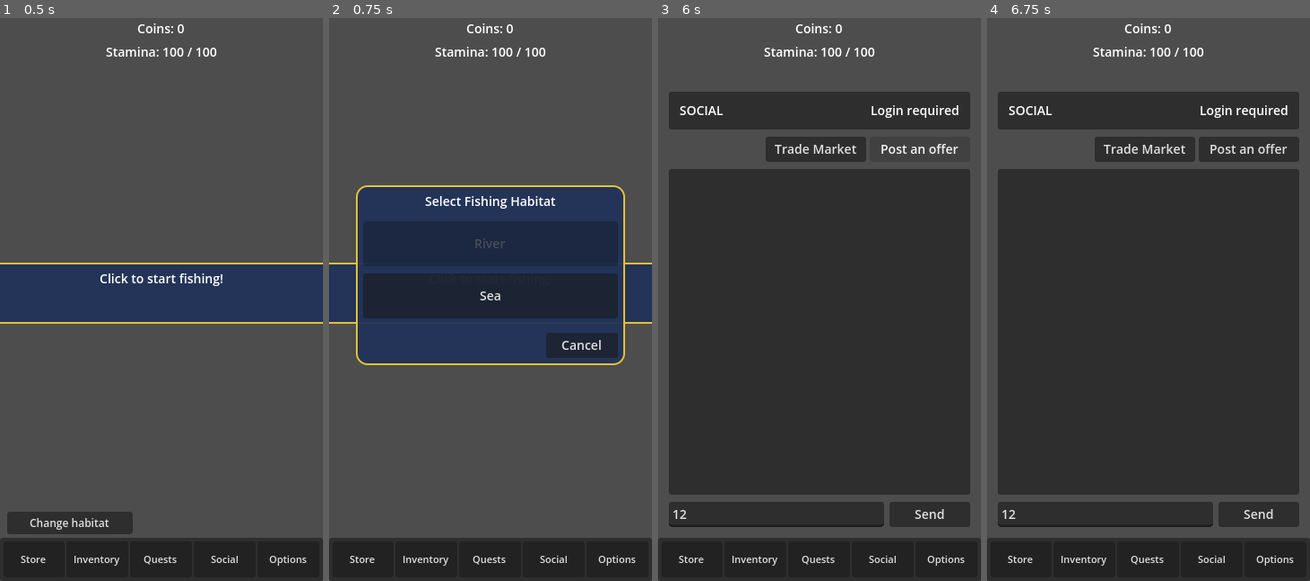
Above: before the commit, frames 1-4 (left to right).
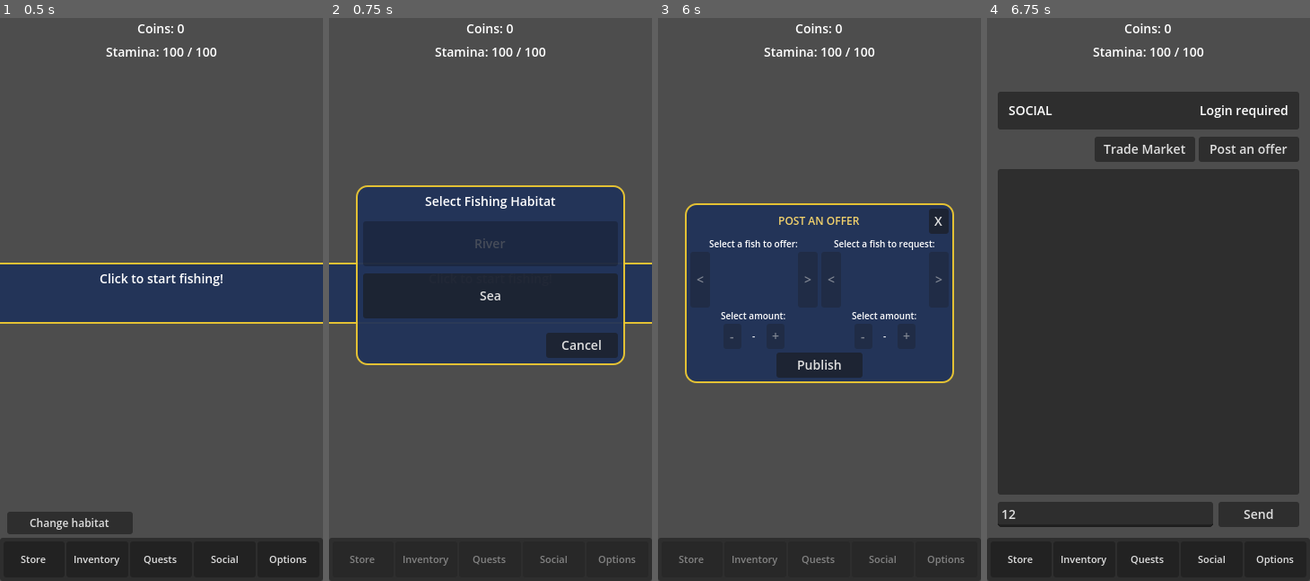
Above: after the commit, the same moments.

Repository: joellozanobarbancho/FishCollectorIdle
Game: Godot game, scene res://Scenes/FishingScreen.tscn
Same seed, same stepped clock (60 frames per second), same inputs: the game is played once before the commit and once after it. This scene is started directly instead of the project's main scene.
Inputs (mouse positions are in pixels of both pictures, inside the frame that each line leads up to):
- Up to frame 1 (0.5 s): no input
- Up to frame 2 (0.75 s): click "Change habitat" at 0.5 s
- Up to frame 3 (6 s): click "Sea" at 1.25 s; click "Store" at 2 s; click "Inventory" at 2.75 s; click "Quests" at 3.5 s; click "Social" at 4.25 s; click (777, 513) at 5.02 s; type "12" at 5.1 s; click "Post an offer" at 5.75 s
- Up to frame 4 (6.75 s): click (1268, 220) at 6.5 s, where only the run after the commit has a clickable "X"

Frame 1 is identical in both runs. In frame 2, 0.3% of the frame differs, in the area x 6-95%, y 95-98%; in frame 3, 61%, in the area x 3-97%, y 13-98%; in frame 4, nothing differs.

Commit message:
publish an offer

Diff:
--- a/Scripts/FishingScreen.gd
+++ b/Scripts/FishingScreen.gd
@@ -30,6 +30,12 @@
 const REWARD_POPUP_HALF_WIDTH: float = 140.0
 const REWARD_POPUP_HEIGHT: float = 88.0
 const REWARD_POPUP_TOP_OFFSET: float = 92.0
+const POST_OFFER_POPUP_WIDTH: float = 300.0
+const POST_OFFER_POPUP_HEIGHT: float = 200.0
+const POST_OFFER_POPUP_Z_INDEX: int = 220
+const POST_OFFER_SIDE_IMAGE_SIZE := Vector2(44, 44)
+const POST_OFFER_SIDE_BUTTON_SIZE := Vector2(22, 22)
+const POST_OFFER_AMOUNT_BUTTON_SIZE := Vector2(20, 20)
 const FISH_OUTLINE_TEXTURES := {
 	"Anchovy": "res://Assets/fish/Salt Water/Anchovy Outline.png",
 	"Clownfish": "res://Assets/fish/Salt Water/Clownfish Outline.png",
@@ -126,6 +132,21 @@
 var _confirmation_action: String = ""
 var _skill_check_active: bool = false
 var _pending_fish_data: Dictionary = {}
+var _post_offer_popup_layer: CanvasLayer = null
+var _post_offer_popup_panel: PanelContainer = null
+var _post_offer_offer_side: Dictionary = {}
+var _post_offer_request_side: Dictionary = {}
+var _post_offer_offer_fish_ids: Array[int] = []
+var _post_offer_request_fish_ids: Array[int] = []
+var _post_offer_offer_index: int = 0
+var _post_offer_request_index: int = 0
+var _post_offer_offer_amount: int = 1
+var _post_offer_request_amount: int = 1
+var _post_offer_popup_built: bool = false
+var _post_offer_modal_states: Dictionary = {}
+
+var _habitat_modal_states: Dictionary = {}
+
 
 
 func _ready() -> void:
@@ -145,6 +166,8 @@
 	habitat_popup_container.visible = false
 	popup_layer.visible = false
 	popup_panel.visible = false
+	# Let global click handling detect taps inside CatchArea.
+	catch_area.mouse_filter = Control.MOUSE_FILTER_IGNORE
 	cooldown_orb.visible = false
 	cooldown_orb.call("set_progress", 1.0)
 	social_chat_log.add_theme_color_override("default_color", Color(1, 1, 1, 1))
@@ -153,10 +176,12 @@
 	_refresh_ui("Click to start fishing!")
 	_build_store_items()
 	_build_inventory_cards()
+	_build_post_offer_popup()
 	_connect_social_controls()
 	_connect_settings_controls()
 	_build_habitat_list()
 	habitat_cancel_button.pressed.connect(_on_habitat_cancel_pressed)
+	_update_change_spot_button_visibility()
 
 
 func _process(delta: float) -> void:
@@ -184,7 +209,7 @@
 
 
 func _input(event: InputEvent) -> void:
-	if store_dropdown.visible or inventory_dropdown.visible or  …(129 unchanged characters)… sible or habitat_popup_container.visible:
+	if store_dropdown.visible or inventory_dropdown.visible or  …(129 unchanged characters)… sible or habitat_popup_container.visible or (is_instance_valid(_post_offer_popup_layer) and _post_offer_popup_layer.visible):
 		return
 	if _skill_check_active:
 		return
@@ -271,7 +296,6 @@
 func _on_store_button_pressed() -> void:
 	store_dropdown.visible = not store_dropdown.visible
 	if store_dropdown.visible:
-		change_spot_button.visible = false
 		inventory_dropdown.visible = false
 		social_dropdown.visible = false
 		trade_dropdown.visible = false
@@ -280,14 +304,12 @@
 		fishpedia_dropdown.visible = false
 		habitat_popup_container.visible = false
 		_build_store_items()
-	else:
-		change_spot_button.visible = true
+	_update_change_spot_button_visibility()
 
 
 func _on_inventory_button_pressed() -> void:
 	inventory_dropdown.visible = not inventory_dropdown.visible
 	if inventory_dropdown.visible:
-		change_spot_button.visible = false
 		store_dropdown.visible = false
 		social_dropdown.visible = false
 		trade_dropdown.visible = false
@@ -295,16 +317,14 @@
 		settings_dropdown.visible = false
 		fishpedia_dropdown.visible = false
 		habitat_popup_container.visible = false
-	else:
-		change_spot_button.visible = true
 	if inventory_dropdown.visible:
 		_update_inventory_display()
+	_update_change_spot_button_visibility()
 
 
 func _on_quests_button_pressed() -> void:
 	quest_dropdown.visible = not quest_dropdown.visible
 	if quest_dropdown.visible:
-		change_spot_button.visible = false
 		store_dropdown.visible = false
 		inventory_dropdown.visible = false
 		social_dropdown.visible = false
@@ -313,14 +333,12 @@
 		fishpedia_dropdown.visible = false
 		habitat_popup_container.visible = false
 		_build_quest_items()
-	else:
-		change_spot_button.visible = true
+	_update_change_spot_button_visibility()
 
 
 func _on_social_button_pressed() -> void:
 	social_dropdown.visible = not social_dropdown.visible
 	if social_dropdown.visible:
-		change_spot_button.visible = false
 		store_dropdown.visible = false
 		inventory_dropdown.visible = false
 		trade_dropdown.visible = false
@@ -331,14 +349,13 @@
 		_refresh_social_panel(true)
 	else:
 		trade_dropdown.visible = false
-		change_spot_button.visible = true
 		_chat_poll_timer = CHAT_POLL_INTERVAL_SECONDS
+	_update_change_spot_button_visibility()
 
 
 func _on_settings_button_pressed() -> void:
 	settings_dropdown.visible = not settings_dropdown.visible
 	if settings_dropdown.visible:
-		change_spot_button.visible = false
 		store_dropdown.visible = false
 		inventory_dropdown.visible = false
 		social_dropdown.visible = false
@@ -347,19 +364,18 @@
 		# Ensure Fishpedia is closed when opening Settings
 		fishpedia_dropdown.visible = false
 		habitat_popup_container.visible = false
-	else:
-		change_spot_button.visible = true
+	_update_change_spot_button_visibility()
 
 
 func _on_change_spot_button_pressed() -> void:
 	if habitat_popup_container.visible:
 		habitat_popup_container.visible = false
 		habitat_popup_layer.visible = false
-		change_spot_button.visible = true
+		_set_habitat_modal(false)
 	else:
 		habitat_popup_layer.visible = true
 		habitat_popup_container.visible = true
-		change_spot_button.visible = false
+		_set_habitat_modal(true)
 		store_dropdown.visible = false
 		inventory_dropdown.visible = false
 		social_dropdown.visible = false
@@ -367,12 +383,14 @@
 		quest_dropdown.visible = false
 		settings_dropdown.visible = false
 		fishpedia_dropdown.visible = false
+	_update_change_spot_button_visibility()
 
 
 func _on_habitat_cancel_pressed() -> void:
 	habitat_popup_container.visible = false
 	habitat_popup_layer.visible = false
-	change_spot_button.visible = true
+	_set_habitat_modal(false)
+	_update_change_spot_button_visibility()
 
 
 func _build_habitat_list() -> void:
@@ -405,8 +423,9 @@
 	File.save_game()
 	habitat_popup_container.visible = false
 	habitat_popup_layer.visible = false
-	change_spot_button.visible = true
+	_set_habitat_modal(false)
 	_build_habitat_list()
+	_update_change_spot_button_visibility()
 
 
 func _build_store_items() -> void:
@@ -533,6 +552,488 @@
 		social_message_input.text_submitted.connect(Callable(self, "_on_social_message_submitted"))
 	if trade_market_button and not trade_market_button.pressed.is_connected(Callable(self, "_on_trade_market_button_pressed")):
 		trade_market_button.pressed.connect(Callable(self, "_on_trade_market_button_pressed"))
+	if post_offer_button and not post_offer_button.pressed.is_connected(Callable(self, "_on_post_offer_button_pressed")):
+		post_offer_button.pressed.connect(Callable(self, "_on_post_offer_button_pressed"))
+
+
+func _build_post_offer_popup() -> void:
+	if _post_offer_popup_built:
+		return
+
+	_post_offer_popup_built = true
+
+	_post_offer_popup_layer = CanvasLayer.new()
+	_post_offer_popup_layer.name = "PostOfferPopupLayer"
+	_post_offer_popup_layer.layer = 53
+	_post_offer_popup_layer.visible = false
+	add_child(_post_offer_popup_layer)
+
+	var backdrop := ColorRect.new()
+	backdrop.name = "Backdrop"
+	backdrop.anchors_preset = Control.PRESET_FULL_RECT
+	backdrop.offset_left = 0.0
+	backdrop.offset_top = 0.0
+	backdrop.offset_right = 0.0
+	backdrop.offset_bottom = 0.0
+	backdrop.color = Color(0, 0, 0, 0.58)
+	backdrop.mouse_filter = Control.MOUSE_FILTER_STOP
+	_post_offer_popup_layer.add_child(backdrop)
+
+	_post_offer_popup_panel = PanelContainer.new()
+	_post_offer_popup_panel.name = "PostOfferPopupPanel"
+	_post_offer_popup_panel.custom_minimum_size = Vector2(POST_OFFER_POPUP_WIDTH, POST_OFFER_POPUP_HEIGHT)
+	_post_offer_popup_panel.anchor_left = 0.5
+	_post_offer_popup_panel.anchor_top = 0.5
+	_post_offer_popup_panel.anchor_right = 0.5
+	_post_offer_popup_panel.anchor_bottom = 0.5
+	_post_offer_popup_panel.offset_left = -POST_OFFER_POPUP_WIDTH * 0.5
+	_post_offer_popup_panel.offset_top = -POST_OFFER_POPUP_HEIGHT * 0.5
+	_post_offer_popup_panel.offset_right = POST_OFFER_POPUP_WIDTH * 0.5
+	_post_offer_popup_panel.offset_bottom = POST_OFFER_POPUP_HEIGHT * 0.5
+	_post_offer_popup_panel.mouse_filter = Control.MOUSE_FILTER_STOP
+	_post_offer_popup_panel.z_index = POST_OFFER_POPUP_Z_INDEX + 1
+	var offer_panel_style := StyleBoxFlat.new()
+	offer_panel_style.bg_color = Color(0.13, 0.2, 0.35, 0.95)
+	offer_panel_style.border_width_left = 2
+	offer_panel_style.border_width_top = 2
+	offer_panel_style.border_width_right = 2
+	offer_panel_style.border_width_bottom = 2
+	offer_panel_style.border_color = Color(0.92, 0.78, 0.2, 0.95)
+	offer_panel_style.corner_radius_top_left = 12
+	offer_panel_style.corner_radius_top_right = 12
+	offer_panel_style.corner_radius_bottom_right = 12
+	offer_panel_style.corner_radius_bottom_left = 12
+	_post_offer_popup_panel.add_theme_stylebox_override("panel", offer_panel_style)
+	_post_offer_popup_layer.add_child(_post_offer_popup_panel)
+
+	var panel_margin := MarginContainer.new()
+	panel_margin.size_flags_horizontal = Control.SIZE_EXPAND_FILL
+	panel_margin.size_flags_vertical = Control.SIZE_EXPAND_FILL
+	panel_margin.add_theme_constant_override("margin_left", 4)
+	panel_margin.add_theme_constant_override("margin_top", 4)
+	panel_margin.add_theme_constant_override("margin_right", 4)
+	panel_margin.add_theme_constant_override("margin_bottom", 4)
+	_post_offer_popup_panel.add_child(panel_margin)
+
+	var content := VBoxContainer.new()
+	content.size_flags_horizontal = Control.SIZE_EXPAND_FILL
+	content.size_flags_vertical = Control.SIZE_EXPAND_FILL
+	content.add_theme_constant_override("separation", 4)
+	panel_margin.add_child(content)
+
+	var header_row := HBoxContainer.new()
+	header_row.size_flags_horizontal = Control.SIZE_EXPAND_FILL
+	header_row.add_theme_constant_override("separation", 0)
+	content.add_child(header_row)
+
+	var left_spacer := Control.new()
+	left_spacer.custom_minimum_size = Vector2(22, 0)
+	header_row.add_child(left_spacer)
+
+	var center_box := CenterContainer.new()
+	center_box.size_flags_horizontal = Control.SIZE_EXPAND_FILL
+	header_row.add_child(center_box)
+
+	var title_label := Label.new()
+	title_label.text = "POST AN OFFER"
+	title_label.horizontal_alignment = HORIZONTAL_ALIGNMENT_CENTER
+	title_label.vertical_alignment = VERTICAL_ALIGNMENT_CENTER
+	title_label.autowrap_mode = TextServer.AUTOWRAP_OFF
+	title_label.add_theme_font_size_override("font_size", 12)
+	title_label.add_theme_color_override("font_color", Color(0.95, 0.82, 0.42, 1.0))
+	center_box.add_child(title_label)
+
+	var close_button := Button.new()
+	close_button.text = "X"
+	close_button.custom_minimum_size = Vector2(22, 22)
+	close_button.pressed.connect(Callable(self, "_on_post_offer_close_pressed"))
+	header_row.add_child(close_button)
+
+	var selectors_row := HBoxContainer.new()
+	selectors_row.size_flags_horizontal = Control.SIZE_EXPAND_FILL
+	selectors_row.size_flags_vertical = Control.SIZE_EXPAND_FILL
+	selectors_row.add_theme_constant_override("separation", 4)
+	content.add_child(selectors_row)
+
+	_post_offer_offer_side = _create_post_offer_side_column("Select a fish to offer:", false)
+	selectors_row.add_child(_post_offer_offer_side["root"])
+
+	_post_offer_request_side = _create_post_offer_side_column("Select a fish to request:", true)
+	selectors_row.add_child(_post_offer_request_side["root"])
+
+	var publish_row := HBoxContainer.new()
+	publish_row.size_flags_horizontal = Control.SIZE_EXPAND_FILL
+	publish_row.alignment = BoxContainer.ALIGNMENT_CENTER
+	content.add_child(publish_row)
+
+	var publish_button := Button.new()
+	publish_button.text = "Publish"
+	publish_button.custom_minimum_size = Vector2(96, 24)
+	publish_row.add_child(publish_button)
+
+	_refresh_post_offer_popup()
+
+
+func _create_post_offer_side_column(title_text: String, is_request: bool) -> Dictionary:
+	var column := VBoxContainer.new()
+	column.size_flags_horizontal = Control.SIZE_EXPAND_FILL
+	column.size_flags_vertical = Control.SIZE_EXPAND_FILL
+	column.add_theme_constant_override("separation", 2)
+
+	var title_label := Label.new()
+	title_label.text = title_text
+	title_label.horizontal_alignment = HORIZONTAL_ALIGNMENT_CENTER
+	title_label.size_flags_horizontal = Control.SIZE_EXPAND_FILL
+	title_label.add_theme_font_size_override("font_size", 10)
+	column.add_child(title_label)
+
+	var nav_row := HBoxContainer.new()
+	nav_row.size_flags_horizontal = Control.SIZE_EXPAND_FILL
+	nav_row.size_flags_vertical = Control.SIZE_EXPAND_FILL
+	nav_row.alignment = BoxContainer.ALIGNMENT_CENTER
+	nav_row.add_theme_constant_override("separation", 3)
+	column.add_child(nav_row)
+
+	var prev_button := Button.new()
+	prev_button.text = "<"
+	prev_button.custom_minimum_size = POST_OFFER_SIDE_BUTTON_SIZE
+	prev_button.pressed.connect(Callable(self, "_on_post_offer_cycle_fish").bind(is_request, -1))
+	nav_row.add_child(prev_button)
+
+	var fish_texture := TextureRect.new()
+	fish_texture.custom_minimum_size = POST_OFFER_SIDE_IMAGE_SIZE
+	fish_texture.expand_mode = TextureRect.EXPAND_FIT_WIDTH_PROPORTIONAL
+	fish_texture.stretch_mode = TextureRect.STRETCH_KEEP_ASPECT_CENTERED
+	fish_texture.texture_filter = CanvasItem.TEXTURE_FILTER_NEAREST
+	fish_texture.size_flags_horizontal = Control.SIZE_EXPAND_FILL
+	fish_texture.size_flags_vertical = Control.SIZE_EXPAND_FILL
+	nav_row.add_child(fish_texture)
+
+	var next_button := Button.new()
+	next_button.text = ">"
+	next_button.custom_minimum_size = POST_OFFER_SIDE_BUTTON_SIZE
+	next_button.pressed.connect(Callable(self, "_on_post_offer_cycle_fish").bind(is_request, 1))
+	nav_row.add_child(next_button)
+
+	var amount_title := Label.new()
+	amount_title.text = "Select amount:"
+	amount_title.horizontal_alignment = HORIZONTAL_ALIGNMENT_CENTER
+	amount_title.size_flags_horizontal = Control.SIZE_EXPAND_FILL
+	amount_title.add_theme_font_size_override("font_size", 10)
+	column.add_child(amount_title)
+
+	var amount_row := HBoxContainer.new()
+	amount_row.size_flags_horizontal = Control.SIZE_EXPAND_FILL
+	amount_row.alignment = BoxContainer.ALIGNMENT_CENTER
+	amount_row.add_theme_constant_override("separation", 2)
+	column.add_child(amount_row)
+
+	var minus_button := Button.new()
+	minus_button.text = "-"
+	minus_button.custom_minimum_size = POST_OFFER_AMOUNT_BUTTON_SIZE
+	minus_button.pressed.connect(Callable(self, "_on_post_offer_change_amount").bind(is_request, -1))
+	amount_row.add_child(minus_button)
+
+	var amount_value_label := Label.new()
+	amount_value_label.text = "1"
+	amount_value_label.custom_minimum_size = Vector2(24, 0)
+	amount_value_label.horizontal_alignment = HORIZONTAL_ALIGNMENT_CENTER
+	amount_value_label.add_theme_font_size_override("font_size", 10)
+	amount_row.add_child(amount_value_label)
+
+	var plus_button := Button.new()
+	plus_button.text = "+"
+	plus_button.custom_minimum_size = POST_OFFER_AMOUNT_BUTTON_SIZE
+	plus_button.pressed.connect(Callable(self, "_on_post_offer_change_amount").bind(is_request, 1))
+	amount_row.add_child(plus_button)
+
+	return {
+		"root": column,
+		"prev_button": prev_button,
+		"next_button": next_button,
+		"fish_texture": fish_texture,
+		"minus_button": minus_button,
+		"plus_button": plus_button,
+		"amount_label": amount_value_label,
+		"title_label": title_label,
+		"is_request": is_request
+	}
+
+
+func _show_post_offer_popup() -> void:
+	_build_post_offer_popup()
+	_refresh_post_offer_selection_lists()
+	_post_offer_offer_amount = max(_post_offer_offer_amount, 1)
+	_post_offer_request_amount = max(_post_offer_request_amount, 1)
+	_update_post_offer_popup_layout()
+	_post_offer_popup_layer.visible = true
+	_set_post_offer_modal(true)
+	social_dropdown.visible = false
+	trade_dropdown.visible = false
+	store_dropdown.visible = false
+	inventory_dropdown.visible = false
+	quest_dropdown.visible = false
+	settings_dropdown.visible = false
+	fishpedia_dropdown.visible = false
+	habitat_popup_container.visible = false
+	_refresh_post_offer_popup()
+	_update_post_offer_popup_layout()
+	_update_change_spot_button_visibility()
+
+
+func _hide_post_offer_popup() -> void:
+	if _post_offer_popup_layer:
+		_post_offer_popup_layer.visible = false
+	_set_post_offer_modal(false)
+	social_dropdown.visible = true
+	_update_change_spot_button_visibility()
+
+
+func _set_post_offer_modal(enable: bool) -> void:
+	# When enabling modal, store mouse_filter and disabled state of interactive controls
+	if enable:
+		_post_offer_modal_states.clear()
+		# Traverse all Controls under this scene (self) and disable those outside the popup layer
+		for node in get_tree().get_nodes_in_group("__all_ui_controls_temp"):
+			pass
+		# Fallback: traverse children recursively
+		var stack: Array = [self]
+		while not stack.is_empty():
+			var n = stack.pop_back()
+			for child in n.get_children():
+				if not (child is Control):
+					stack.push_back(child)
+					continue
+				# skip the popup layer and its descendants
+				if is_instance_valid(_post_offer_popup_layer) and (child == _post_offer_popup_layer or _is_descendant_of(child, _post_offer_popup_layer)):
+					stack.push_back(child)
+					continue
+				# store
+				var path: String = child.get_path()
+				_post_offer_modal_states[path] = {"mouse_filter": child.mouse_filter}
+				if child is Button:
+					_post_offer_modal_states[path]["disabled"] = child.disabled
+					child.disabled = true
+				# block mouse
+				child.mouse_filter = Control.MOUSE_FILTER_IGNORE
+				stack.push_back(child)
+	else:
+		# restore states
+		for path in _post_offer_modal_states.keys():
+			var node = get_node_or_null(path)
+			if node and node is Control:
+				var st = _post_offer_modal_states[path]
+				if st.has("mouse_filter"):
+					node.mouse_filter = int(st["mouse_filter"])
+				if st.has("disabled") and node is Button:
+					node.disabled = bool(st["disabled"])
+		_post_offer_modal_states.clear()
+
+
+func _is_descendant_of(node: Node, ancestor: Node) -> bool:
+	if node == null or ancestor == null:
+		return false
+	var p: Node = node
+	while p != null:
+		if p == ancestor:
+			return true
+		p = p.get_parent()
+	return false
+
+
+func _set_habitat_modal(enable: bool) -> void:
+	# Similar to _set_post_offer_modal but for habitat popup
+	if enable:
+		_habitat_modal_states.clear()
+		var stack: Array = [self]
+		while not stack.is_empty():
+			var n = stack.pop_back()
+			for child in n.get_children():
+				if not (child is Control):
+					stack.push_back(child)
+					continue
+				# skip the habitat popup layer and its descendants
+				if is_instance_valid(habitat_popup_layer) and (child == habitat_popup_layer or _is_descendant_of(child, habitat_popup_layer)):
+					stack.push_back(child)
+					continue
+				var path: String = child.get_path()
+				_habitat_modal_states[path] = {"mouse_filter": child.mouse_filter}
+				if child is Button:
+					_habitat_modal_states[path]["disabled"] = child.disabled
+					child.disabled = true
+				child.mouse_filter = Control.MOUSE_FILTER_IGNORE
+				stack.push_back(child)
+	else:
+		for path in _habitat_modal_states.keys():
+			var node = get_node_or_null(path)
+			if node and node is Control:
+				var st = _habitat_modal_states[path]
+				if st.has("mouse_filter"):
+					node.mouse_filter = int(st["mouse_filter"])
+				if st.has("disabled") and node is Button:
+					node.disabled = bool(st["disabled"])
+		_habitat_modal_states.clear()
+
+
+func _update_change_spot_button_visibility() -> void:
+	var any_dropdown_open: bool = store_dropdown.visible or inventory_dropdown.visible or social_dropdown.visible or trade_dropdown.visible or quest_dropdown.visible or settings_dropdown.visible or fishpedia_dropdown.visible or habitat_popup_container.visible or (is_instance_valid(_post_offer_popup_layer) and _post_offer_popup_layer.visible)
+	change_spot_button.visible = not any_dropdown_open
+
+
+func _update_post_offer_popup_layout() -> void:
+	if _post_offer_popup_panel == null:
+		return
+
+	_post_offer_popup_panel.custom_minimum_size = Vector2(POST_OFFER_POPUP_WIDTH, POST_OFFER_POPUP_HEIGHT)
+	_post_offer_popup_panel.offset_left = -POST_OFFER_POPUP_WIDTH * 0.5
+	_post_offer_popup_panel.offset_top = -POST_OFFER_POPUP_HEIGHT * 0.5
+	_post_offer_popup_panel.offset_right = POST_OFFER_POPUP_WIDTH * 0.5
+	_post_offer_popup_panel.offset_bottom = POST_OFFER_POPUP_HEIGHT * 0.5
+
+
+func _refresh_post_offer_selection_lists() -> void:
+	_post_offer_offer_fish_ids = _get_post_offer_inventory_fish_ids()
+	_post_offer_request_fish_ids = _get_post_offer_discovered_fish_ids()
+	if _post_offer_offer_index >= _post_offer_offer_fish_ids.size():
+		_post_offer_offer_index = 0
+	if _post_offer_request_index >= _post_offer_request_fish_ids.size():
+		_post_offer_request_index = 0
+	if _post_offer_offer_index < 0:
+		_post_offer_offer_index = 0
+	if _post_offer_request_index < 0:
+		_post_offer_request_index = 0
+
+
+func _refresh_post_offer_popup() -> void:
+	if _post_offer_offer_side.is_empty() or _post_offer_request_side.is_empty():
+		return
+
+	_refresh_post_offer_selection_lists()
+	var max_offer_amount: int = _get_post_offer_max_offer_amount()
+	_post_offer_offer_amount = min(max(_post_offer_offer_amount, 1), max_offer_amount)
+	_update_post_offer_side(_post_offer_offer_side, _post_offer_offer_fish_ids, _post_offer_offer_index, _post_offer_offer_amount, max_offer_amount)
+	_update_post_offer_side(_post_offer_request_side, _post_offer_request_fish_ids, _post_offer_request_index, _post_offer_request_amount, 9999)
+
+
+func _update_post_offer_side(side: Dictionary, fish_ids: Array[int], selected_index: int, amount: int, max_amount: int) -> void:
+	var fish_texture: TextureRect = side.get("fish_texture")
+	var prev_button: Button = side.get("prev_button")
+	var next_button: Button = side.get("next_button")
+	var minus_button: Button = side.get("minus_button")
+	var plus_button: Button = side.get("plus_button")
+	var amount_label: Label = side.get("amount_label")
+
+	var has_fish: bool = not fish_ids.is_empty()
+	if prev_button:
+		prev_button.disabled = not has_fish
+	if next_button:
+		next_button.disabled = not has_fish
+	if minus_button:
+		minus_button.disabled = not has_fish or amount <= 1
+	if plus_button:
+		plus_button.disabled = not has_fish or amount >= max(max_amount, 1)
+
+	if not has_fish:
+		if fish_texture:
+			fish_texture.texture = null
+			fish_texture.modulate = Color(0.72, 0.72, 0.72, 1.0)
+		if amount_label:
+			amount_label.text = "-"
+		return
+
+	var safe_index: int = max(min(selected_index, fish_ids.size() - 1), 0)
+	var fish_id: int = fish_ids[safe_index]
+	var fish_data: Dictionary = DataManager.get_fish_data_by_id(fish_id)
+	var fish_name: String = String(fish_data.get("name", "Fish"))
+	if fish_texture:
+		fish_texture.texture = _get_outline_texture_for_fish(fish_id)
+		fish_texture.modulate = Color(1, 1, 1, 1)
+		fish_texture.tooltip_text = fish_name
+	if amount_label:
+		amount_label.text = str(min(max(amount, 1), max(max_amount, 1)))
+
+
+func _get_post_offer_max_offer_amount() -> int:
+	if _post_offer_offer_fish_ids.is_empty():
+		return 1
+
+	var safe_index: int = max(min(_post_offer_offer_index, _post_offer_offer_fish_ids.size() - 1), 0)
+	var selected_fish_id: int = _post_offer_offer_fish_ids[safe_index]
+	return max(_get_inventory_count_for_fish(selected_fish_id), 1)
+
+
+func _get_inventory_count_for_fish(fish_id: int) -> int:
+	if fish_id < 0:
+		return 0
+
+	var total: int = 0
+	var inventory: Array = InventoryManager.get_inventory()
+	for item in inventory:
+		if _normalized_fish_id(item.get("fish_id", -1)) == fish_id:
+			total += 1
+	return total
+
+
+func _get_post_offer_inventory_fish_ids() -> Array[int]:
+	var inventory: Array = InventoryManager.get_inventory()
+	var seen: Dictionary = {}
+	var fish_ids: Array[int] = []
+	for item in inventory:
+		var fish_id: int = _normalized_fish_id(item.get("fish_id", -1))
+		if fish_id < 0 or seen.has(fish_id):
+			continue
+		seen[fish_id] = true
+		fish_ids.append(fish_id)
+	return fish_ids
+
+
+func _get_post_offer_discovered_fish_ids() -> Array[int]:
+	var fish_ids: Array[int] = []
+	for fish_id_variant in DataManager.fish_db.keys():
+		var fish_id: int = int(fish_id_variant)
+		if _get_total_caught_for_fish(fish_id) > 0:
+			fish_ids.append(fish_id)
+	fish_ids.sort()
+	return fish_ids
+
+
+func _on_post_offer_button_pressed() -> void:
+	_show_post_offer_popup()
+
+
+func _on_post_offer_close_pressed() -> void:
+	_hide_post_offer_popup()
+
+
+func _on_post_offer_cycle_fish(is_request: bool, step: int) -> void:
+	var fish_ids: Array[int] = _post_offer_request_fish_ids if is_request else _post_offer_offer_fish_ids
+	if fish_ids.is_empty():
+		_refresh_post_offer_popup()
+		return
+
+	if is_request:
+		_post_offer_request_index = (_post_offer_request_index + step) % fish_ids.size()
+		if _post_offer_request_index < 0:
+			_post_offer_request_index += fish_ids.size()
+	else:
+		_post_offer_offer_index = (_post_offer_offer_index + step) % fish_ids.size()
+		if _post_offer_offer_index < 0:
+			_post_offer_offer_index += fish_ids.size()
+
+	_refresh_post_offer_popup()
+
+
+func _on_post_offer_change_amount(is_request: bool, step: int) -> void:
+	if is_request:
+		_post_offer_request_amount = max(_post_offer_request_amount + step, 1)
+	else:
+		var max_offer_amount: int = _get_post_offer_max_offer_amount()
+		_post_offer_offer_amount = min(max(_post_offer_offer_amount + step, 1), max_offer_amount)
+	_refresh_post_offer_popup()
+
+
+func _on_post_offer_publish_pressed() -> void:
+	return
 
 
 func _on_trade_market_button_pressed() -> void:
